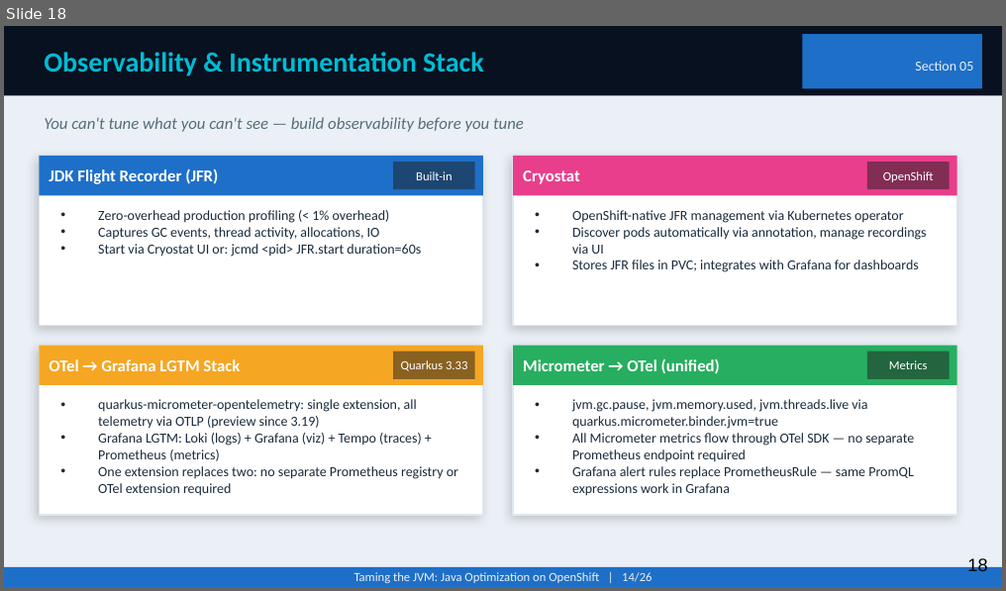
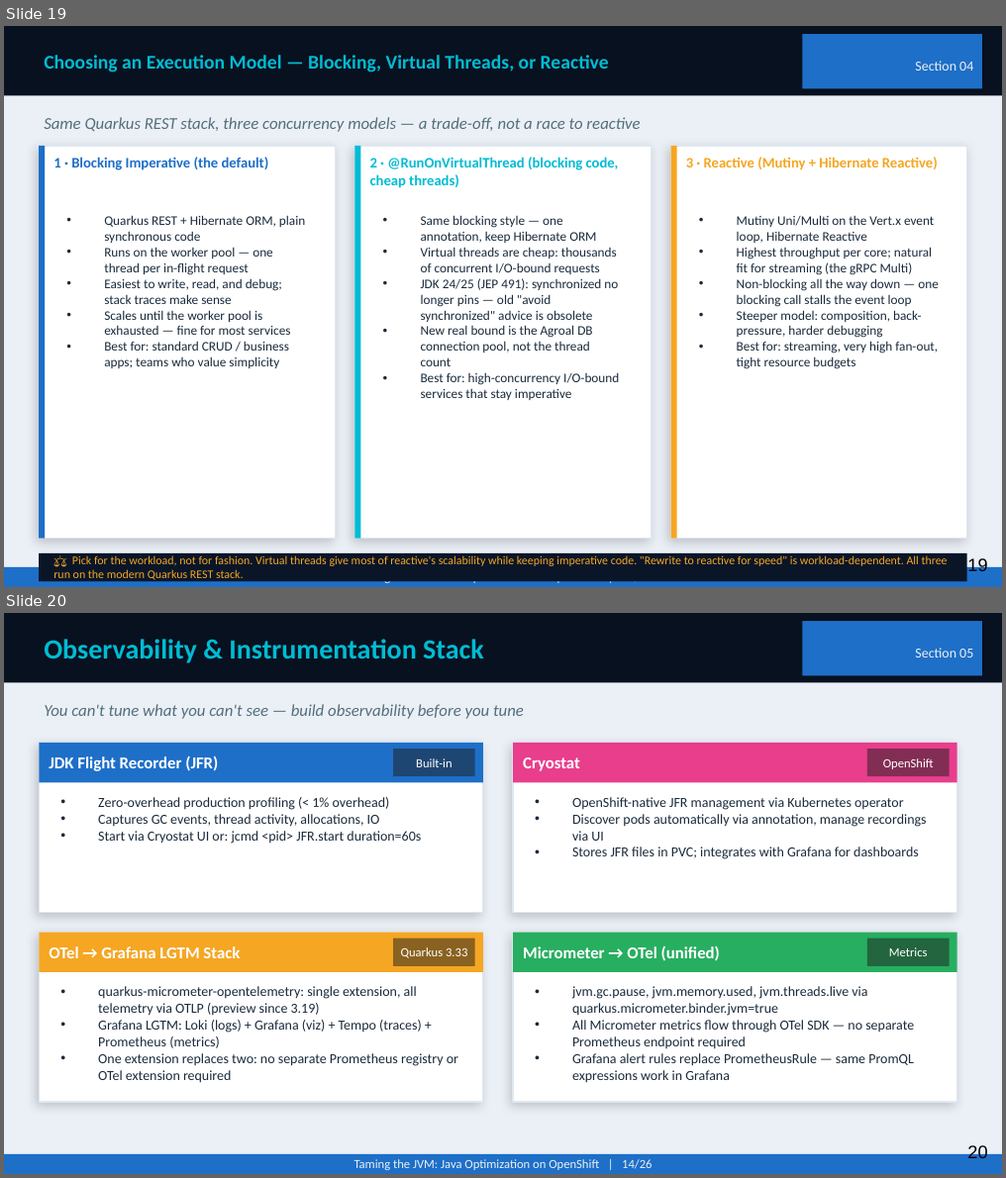
Before and after one commit to patterncatalyst/quarkus-optimization, a slide deck: presentation/optimizing-quarkus-on-kubernetes.pptx. Shown one above the other, each under a label of ours: slide 18 before the commit, slides 19 and 20 after it. The pictures are 1006x591 and 1006x1178 pixels, drawn with LibreOffice and Linux fonts; fonts in the diff are those of the drawing. Boxes give left, top, right and bottom in pixels: in the first picture for what was removed or moved away, otherwise in the second. Text is boxed around its words. In the diff, an @@ line names an element or a change of style, - is before the commit and + after.

```diff
--- a/presentation/optimizing-quarkus-on-kubernetes.pptx
+++ b/presentation/optimizing-quarkus-on-kubernetes.pptx
@@ slide 19 added at (4, 26, 1002, 587), background #EBF0F7 @@
@@ rectangle added at (4, 26, 1002, 96), fill #08111F @@
@@ text added at (44, 55, 609, 73), 14 pt, text #00BCD4, bold @@
+Choosing an Execution Model — Blocking, Virtual Threads, or Reactive
@@ rectangle added at (802, 34, 982, 89), fill #1E6FC8 @@
@@ text added at (915, 61, 973, 71), 10 pt, text #ECF0F1 @@
+Section 04
@@ text added at (44, 117, 640, 132), 12 pt, text #546E7A, italic @@
+Same Quarkus REST stack, three concurrency models — a trade-off, not a race to reactive
@@ rectangle added at (39, 146, 336, 539), fill #FFFFFF, outline #E0E8F0 1 pt @@
@@ rectangle added at (39, 146, 45, 539), fill #1E6FC8 @@
@@ text added at (54, 157, 269, 171), 10.5 pt, text #1E6FC8, bold @@
+1 · Blocking Imperative (the default)
@@ rectangle added at (355, 146, 651, 539), fill #FFFFFF, outline #E0E8F0 1 pt @@
@@ rectangle added at (355, 146, 361, 539), fill #00BCD4 @@
@@ text added at (370, 157, 619, 188), 10.5 pt, text #00BCD4, bold @@
+2 · @RunOnVirtualThread (blocking code, cheap threads)
@@ rectangle added at (670, 146, 967, 539), fill #FFFFFF, outline #E0E8F0 1 pt @@
@@ rectangle added at (670, 146, 676, 539), fill #F5A623 @@
@@ text added at (686, 157, 938, 171), 10.5 pt, text #F5A623, bold @@
+3 · Reactive (Mutiny + Hibernate Reactive)
@@ text added at (104, 215, 305, 369), 9.5 pt, text #1A2B3C @@
+• Quarkus REST + Hibernate ORM, plain synchronous code
+• Runs on the worker pool — one thread per in-flight request
+• Easiest to write, read, and debug; stack traces make sense
+• Scales until the worker pool is exhausted — fine for most services
+• Best for: standard CRUD / business apps; teams who value simplicity
@@ text added at (421, 215, 619, 400), 9.5 pt, text #1A2B3C @@
+• Same blocking style — one annotation, keep Hibernate ORM
+• Virtual threads are cheap: thousands of concurrent I/O-bound requests
+• JDK 24/25 (JEP 491): synchronized no longer pins — old "avoid synchronized" advice is obsolete
+• New real bound is the Agroal DB connection pool, not the thread count
+• Best for: high-concurrency I/O-bound services that stay imperative
@@ text added at (737, 215, 939, 370), 9.5 pt, text #1A2B3C @@
+• Mutiny Uni/Multi on the Vert.x event loop, Hibernate Reactive
+• Highest throughput per core; natural fit for streaming (the gRPC Multi)
+• Non-blocking all the way down — one blocking call stalls the event loop
+• Steeper model: composition, back-pressure, harder debugging
+• Best for: streaming, very high fan-out, tight resource budgets
@@ rectangle added at (39, 554, 967, 581), fill #0A1628 @@
@@ text added at (54, 556, 947, 583), 8.5 pt, text #F5A623 @@
+⚖ Pick for the workload, not for fashion. Virtual threads give most of reactive's scalability while keeping imperative code. "Rewrite to reactive for speed" is workload-dependent. All three run on the modern Quarkus REST stack.
@@ page number added at (967, 558, 987, 571), 13 pt, text #000000 @@
+19
@@ rectangle added at (4, 567, 1002, 586), fill #1E6FC8 @@
@@ text added at (354, 581, 651, 584), 9 pt, text #ECF0F1 @@
+Taming the JVM: Java Optimization on OpenShift | 13/26
@@ what was slide 18 is now slide 20 @@
@@ page number at (967, 1145, 987, 1158): text changed @@
-18
+20
```
Also in this commit, not shown: 3 slides changed, 1 other slide added, 1 other file.
